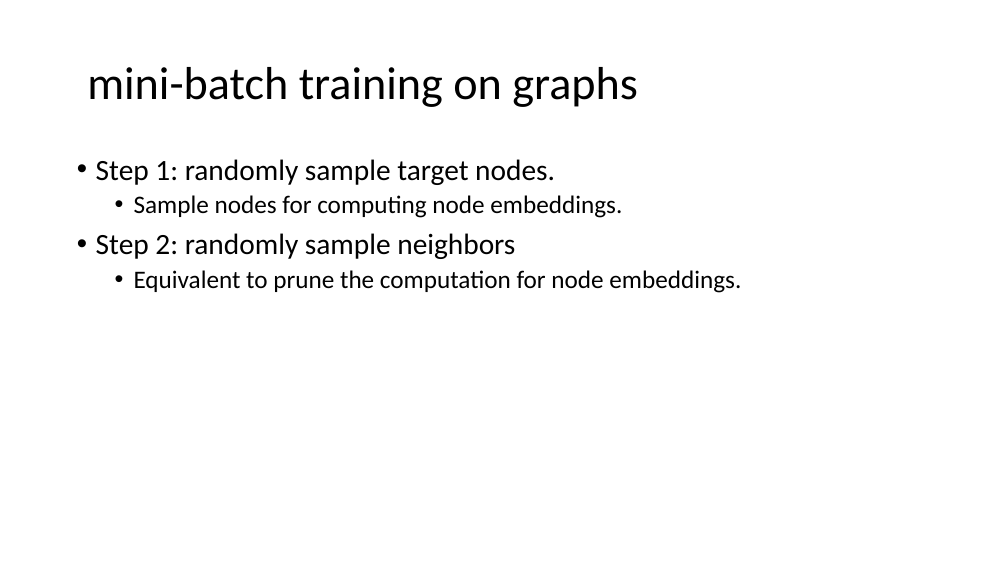
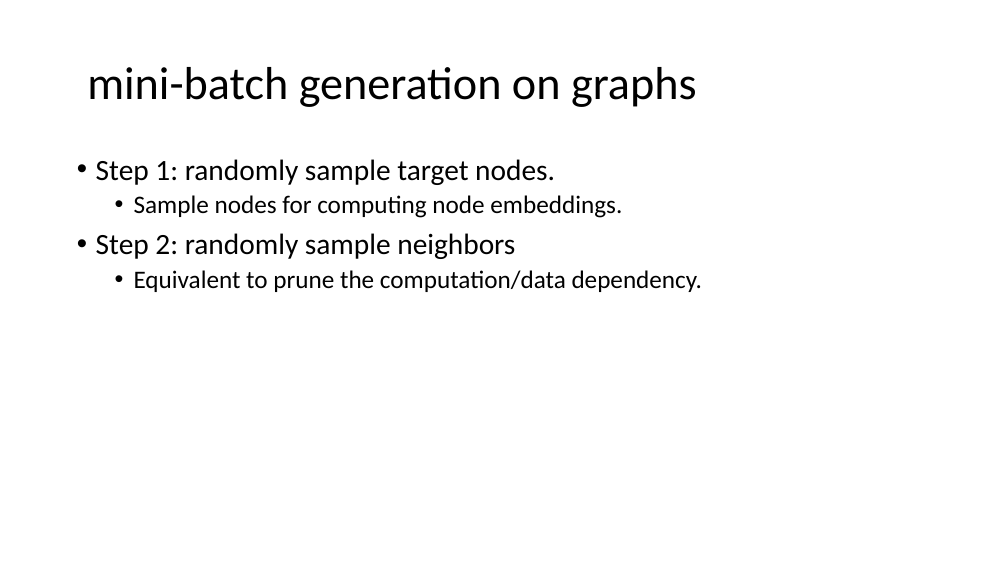
Before and after one commit to dglai/WWW20-Hands-on-Tutorial, a slide deck: slide 16 of large_graphs/sampling.pptx. Drawn at 1008x567 pixels with LibreOffice and Linux fonts; fonts in the diff are those of the drawing. Boxes give left, top, right and bottom in pixels: in the first picture for what was removed or moved away, otherwise in the second. Text is boxed around its words. In the diff, an @@ line names an element or a change of style, - is before the commit and + after.

```diff
--- a/large_graphs/sampling.pptx
+++ b/large_graphs/sampling.pptx
@@ title at bbox=[87, 67, 697, 107]: text changed @@
-mini-batch training on graphs
+mini-batch generation on graphs
@@ text at bbox=[134, 270, 702, 292]: text changed @@
-  • Equivalent to prune the computation for node embeddings.
+  • Equivalent to prune the computation/data dependency.
```
Also in this commit, not shown: 4 other slides changed, 9 slides added, 1 slide removed.
